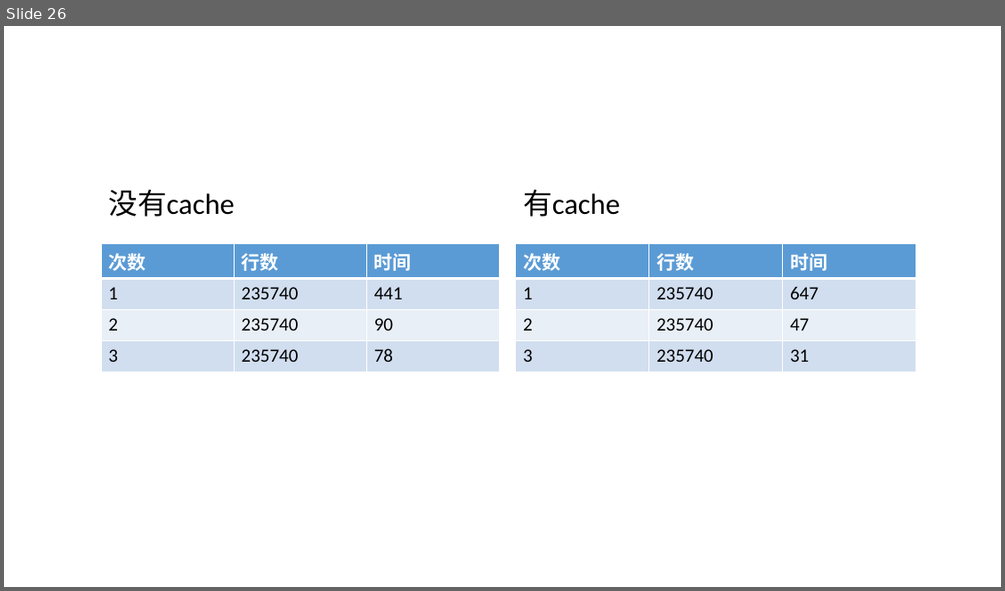
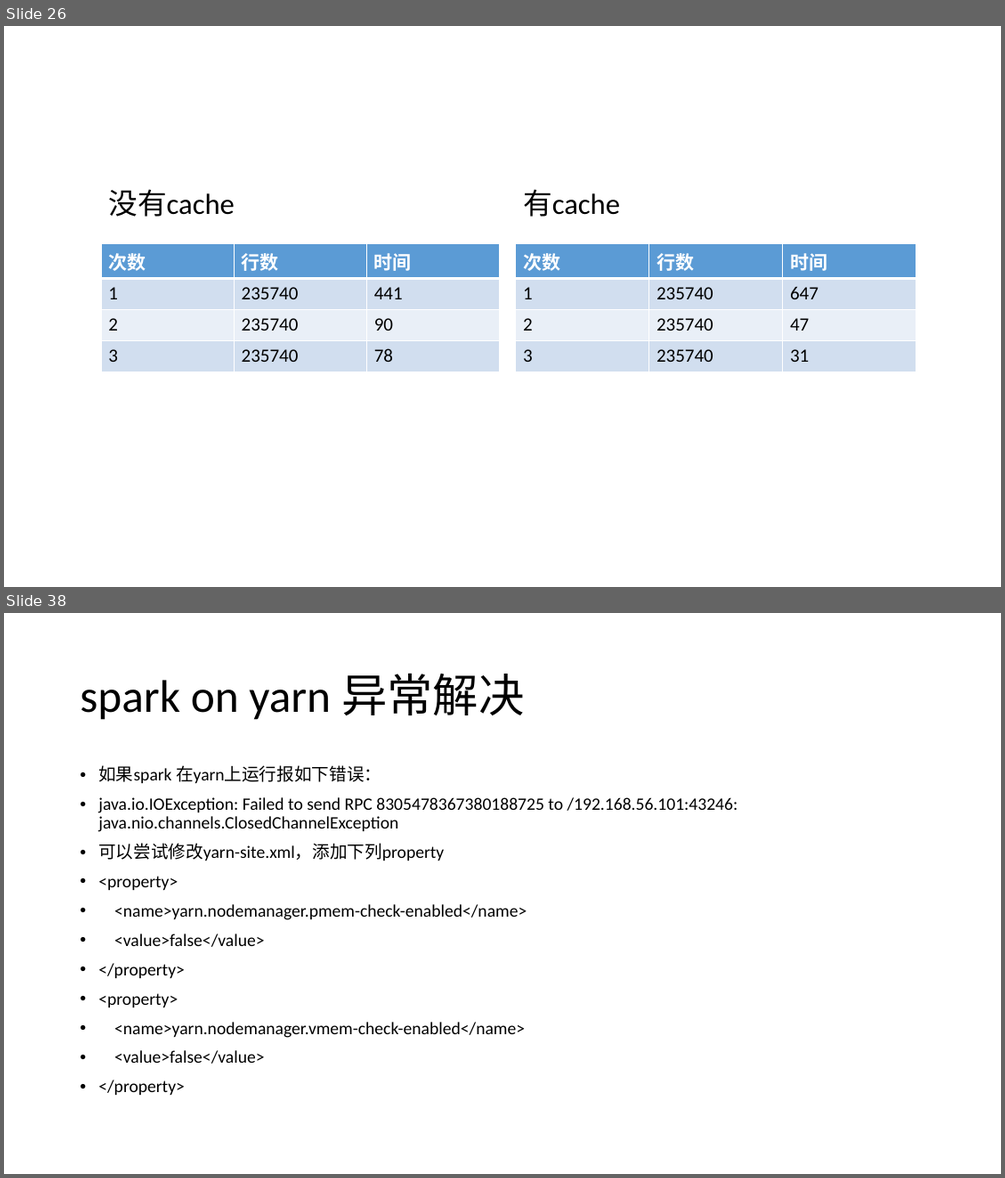
Before and after one commit to zhangpanfeng/darren-spark, a slide deck: doc/Spark.pptx. Shown one above the other, each under a label of ours: slide 26 before the commit, slides 26 and 38 after it; the slides between them are not shown. The pictures are 1005x591 and 1005x1178 pixels, drawn with LibreOffice and Linux fonts; fonts in the diff are those of the drawing. Boxes give left, top, right and bottom in pixels: in the first picture for what was removed or moved away, otherwise in the second. Text is boxed around its words. In the diff, an @@ line names an element or a change of style, - is before the commit and + after.

```diff
--- a/doc/Spark.pptx
+++ b/doc/Spark.pptx
@@ slide 38 added at <box>4,613,1001,1174</box>, background #FFFFFF @@
@@ title added at <box>80,673,524,720</box>, 44 pt, text #000000 @@
+spark on yarn 异常解决
@@ text added at <box>98,765,738,1094</box>, 16.8 pt, text #000000 @@
+• 如果spark 在yarn上运行报如下错误：
+• java.io.IOException: Failed to send RPC 8305478367380188725 to /192.168.56.101:43246: java.nio.channels.ClosedChannelException
+• 可以尝试修改yarn-site.xml，添加下列property
+• <property>
+• <name>yarn.nodemanager.pmem-check-enabled</name>
+• <value>false</value>
+• </property>
+• <property>
+• <name>yarn.nodemanager.vmem-check-enabled</name>
+• <value>false</value>
+• </property>
```
Also in this commit, not shown: 12 other slides added, 2 slides removed, 8 other files.
